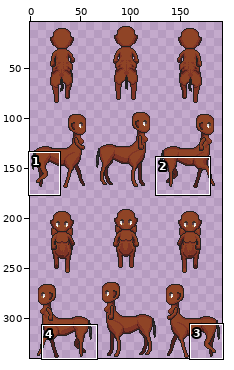
Edited in one commit: sprite sheet (sprite/creature/centaur/PNG/64x85/centaur-f-brown-hornless.png). Above, an overview of the earlier version with the close-up marked.
Close-up. Before the commit:
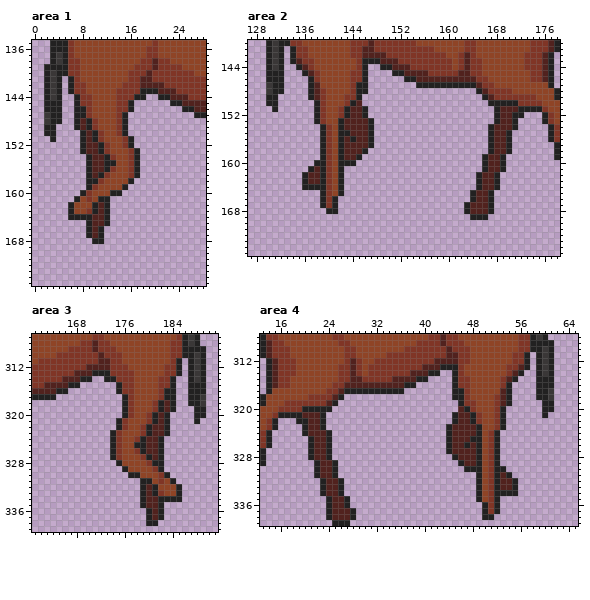
The file is 192x340 pixels. Shown: area 1: x 0..28, y 135..175; area 2: x 127..178, y 140..175; area 3: x 161..191, y 307..339; area 4: x 13..65, y 308..339. The wide view leaves out empty margins.
The same view after the edit:
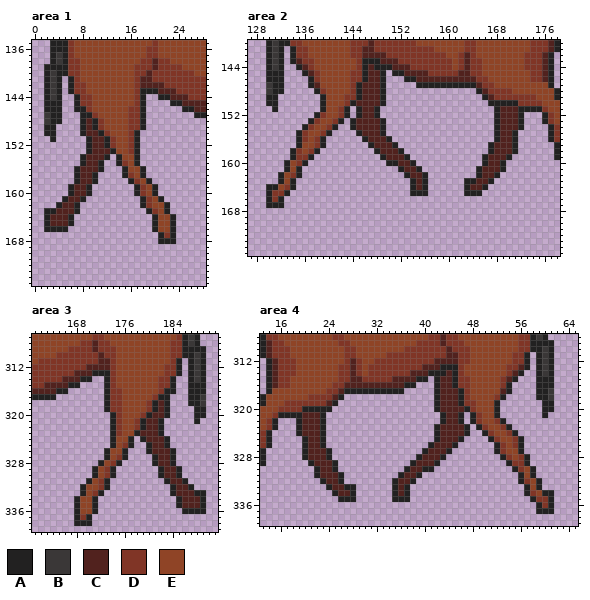
Palette (. is transparent): A #222121  B #3a3737  C #51221e  D #803526  E #8f4426
Message: Update centaur with modified horse legs by bleutailfly
The edit:
Changed rows in their new state; - is an unchanged pixel.
Area 1:
first column x 2:
140 --------------E-------
141 --------------E-------
142 -------------EE-------
143 ------------EEE-------
144 ------------EEED------
145 ------------EEEDA-----
146 ------------EEDDA-----
147 -----.-AD---EEDDA-----
148 -----.ACAD--EEDDA-----
149 -----.ACAD--EEDDA-----
150 --------CAD-EEDA------
151 ------.ACCAD-EDA------
152 ------.A-CAD-EDA------
153 ------.A-CCA----------
154 ------AC---.A-E-------
155 ------AC-A..ADE-------
156 -----ACC-A...AEEA-----
157 -----ACCA....A-EA-----
158 -----ACC-.....-DEA----
159 ----ACC-......-ADEA---
160 ----ACCA.....--ADEA---
161 ---ACCA....-----ADEA--
162 --ACCA.....-----ADEEA-
163 AACCCA.....------ADEA-
164 ACCC-......-------AEEA
165 ACCCA--....-------AEEA
166 AAAA---...--------AEEA
167 -------...---------ADA
168 --------..---------AAA
Area 2:
first column x 130:
144 -----------------CA------------------------
145 -----------------CCA-----------------------
146 -----------------CCA-----------------------
147 ----------------CCCA-----------------------
148 -------.A-------CCCA-----------------------
149 -------..A------CCCA-----------------------
150 --------.A------CCCA-----------------------
151 --------.A----.ACCA------------------------
152 --------------.ACCA----------------------C-
153 -------ADE-D-.A--CCA---------------------CA
154 ------ADEE-A..A--CCA-----------------.A--CA
155 -----ADEEDA....A-CCA-----------------.A-CA-
156 -----ADED-......ACCCA----------------.A-CA-
157 -----AEED-.......-CCCA------------------CA-
158 ----ADEDA........-ACCCA-----------------CA-
159 ----ADDA-.......---ACCCA---------------CA--
160 ---AEDA-.......-----AACCA------------------
161 ---AEA-......---------ACCA---------AC------
162 --AEDA.......----------ACCA----------------
163 --AEA-.......-----------ACA------AAC-A.----
164 AAEDA-.......-----------ACA------ACCA..----
165 ADDA-----....-----------AAA------A-A..-----
166 ADA------...----------------------....-----
167 AAA------...---------------------.....-----
168 ----------..---------------------.....-----
169 ----------------------------------...------
Area 3:
first column x 168:
310 -------E--------------
311 -------E--------------
312 -------EE-------------
313 -------EEE------------
314 ------DEEE------------
315 -----ADEEE------------
316 -----ADDEE------------
317 -----ADDEE---DA-.-----
318 -----ADDEE--DACA.-----
319 -----ADDEE--DACA.-----
320 ------ADEE-DAC--------
321 ------ADE-DACCA.------
322 ------ADE-DAC-A.------
323 ----------ACC-A.------
324 -------E-A.---CA------
325 -------EDA..A-CA------
326 -----AEEA...A-CCA-----
327 -----AE-A....ACCA-----
328 ----AED-.....-CCA-----
329 ---AEDA-......-CCA----
330 ---AEDA--.....ACCA----
331 --AEDA-----....ACCA---
332 -AEEDA-----.....ACCA--
333 -AEDA------.....ACCCAA
334 AEEA-------......-CCCA
335 AEEA-------....--ACCCA
336 AEEA--------...---AAAA
337 ADA---------...-------
338 AAA---------..--------
Area 4:
first column x 19:
314 ------------------------AC-----------------
315 -----------------------ACC-----------------
316 -----------------------ACC-----------------
317 -----------------------ACCC----------------
318 -----------------------ACCC-------A.-------
319 -----------------------ACCC------A..-------
320 -----------------------ACCC------A.--------
321 ------------------------ACCA.----A.--------
322 -C----------------------ACCA.--------------
323 AC---------------------ACC--A.-D-EDA-------
324 AC--A.-----------------ACC--A..A-EEDA------
325 -AC-A.-----------------ACC-A....ADEEDA-----
326 -AC-A.----------------ACCCA......-DEDA-----
327 -AC------------------ACCC-.......-DEEA-----
328 -AC-----------------ACCCA-........ADEDA----
329 --AC---------------ACCCA---.......-ADDA----
330 ------------------ACCAA-----.......-ADEA---
331 ------CA---------ACCA---------......-AEA---
332 ----------------ACCA----------.......ADEA--
333 ----.A-CAA------ACA-----------.......-AEA--
334 ----..ACCA------ACA-----------.......-ADEAA
335 -----..A-A------AAA-----------....-----ADDA
336 -----....----------------------...------ADA
337 -----.....---------------------...------AAA
338 -----.....---------------------..----------
339 ------...----------------------------------
